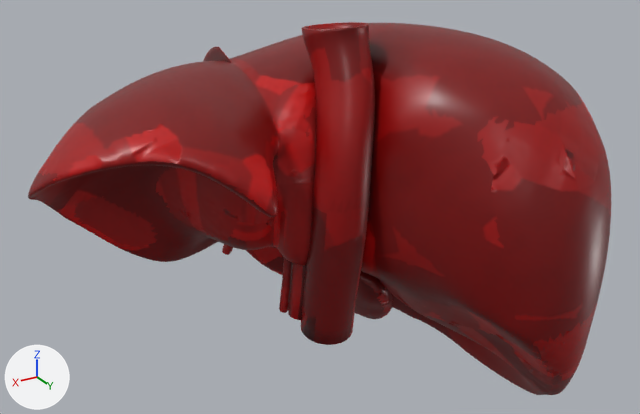
What one commit did to the glTF model public/3d/modeli/organi-3d/jetra.glb.
The view is the same before and after, from a 50 mm lens placed at (0.161, 0.27, 0.149), pointed at (-0.004, -0.004, 0.012). Lighting does not change. The marker at lower left points along +X, +Y and +Z. The first picture is the older version. Where no turn or scale is listed for an object, it has been applied to the vertices. Vertices at exactly the same position are counted once.

Objects in the first picture: 'Caudate lobe of liver (lastno)', 'Falciform ligament (lastno)', 'Gallbladder', 'Hepatic artery and branches (lastno)', 'Hepatic portal vein and branches (lastno)', 'Inferior vena cava (lastno)', 'Left lobe of liver (lastno)', 'Right lobe of liver (lastno)' and 2 more.
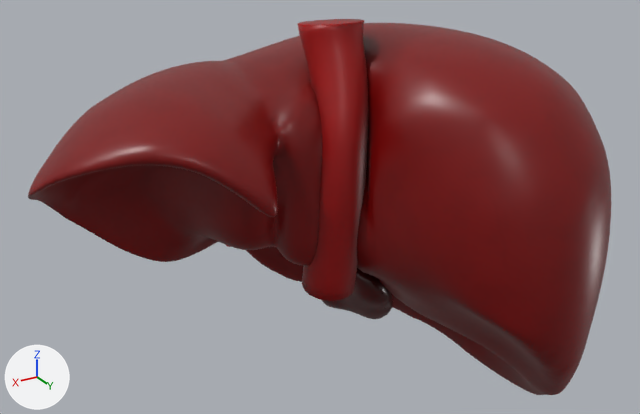
The newer file is also turned or shifted as a whole; pictures and numbers use the older file's frame.

Where the change shows, as pixel boxes (x1, y1, x2, y2) in the pictures (640 x 414 px; the box of a moved part takes in the faces that stretch with it):
'Inferior vena cava (lastno)', reshaped (13% shorter)
    before: (301, 22, 375, 345)
    after: (298, 19, 369, 301)
'Hepatic portal vein and branches (lastno)', reshaped (not visible afterwards)
    before: (288, 263, 306, 320)
'Hepatic artery and branches (lastno)', reshaped (not visible afterwards)
    before: (279, 257, 293, 313)
'Falciform ligament (lastno)', reshaped (not visible afterwards)
    before: (204, 47, 232, 63)
part 1 of me_liver_021, surface changed
    both: (273, 83, 381, 279)
part 2 of me_liver_021, recoloured
    both: (273, 83, 381, 279)
part 7 of me_liver_019, surface changed
    both: (36, 61, 279, 253)
part 8 of me_liver_019, recoloured
    both: (68, 61, 279, 250)
part 9 of me_liver_018, moved or reshaped (mostly hidden)
    both: (277, 96, 558, 393)
part 10 of me_liver_018, surface changed
    both: (229, 23, 611, 386)
part 11 of me_liver_018, recoloured
    both: (229, 26, 477, 345)

The change, as a list of edits to the scene's bpy script:
```text
Change me_liver_021:
    remove me_liver_021.from_pydata(...)  # 4590 vertices, 9176 faces; spans x -0.024..0.024, y -0.0195..0.0195, z -0.0406..0.0406
    add me_liver_021.from_pydata(...)  # 4591 vertices, 9178 faces; spans x -0.024..0.024, y -0.0195..0.0195, z -0.0406..0.0406
    me_liver_021 part 1: 9075 kept faces spanning x -0.024..0.024, y -0.0195..0.0195, z -0.0406..0.0406 get new texture (UV) coordinates
    me_liver_021 part 2: 6290 kept faces spanning x -0.024..0.0239, y -0.0195..0.0195, z -0.0406..0.0406 get new vertex colours; the middle colour goes from red #a20000 to red #b10000
    edits to the shape of me_liver_021 do not show in these pictures
Change me_srpasta_002:
    remove me_srpasta_002.from_pydata(...)  # 456 vertices, 908 faces; spans x 0.0084..0.0193, y -0.0852..-0.0302, z -0.0263..0.0697
    add me_srpasta_002.from_pydata(...)  # 372 vertices, 740 faces; spans x 0.009..0.0167, y -0.0776..-0.0497, z -0.0243..0.0609
    me_srpasta_002 part 3: 392 vertices removed from x 0.0084..0.0193, y -0.0852..-0.0302, z -0.0263..0.0697; 308 vertices added at x 0.009..0.0167, y -0.0776..-0.0498, z -0.0243..0.0609
Change me_hepatic_artery_and_branches__lastno__001:
    remove me_hepatic_artery_and_branches__lastno__001.from_pydata(...)  # 2590 vertices, 5048 faces; spans x -0.085..0.0493, y -0.0601..0.0598, z -0.0473..0.0659
    add me_hepatic_artery_and_branches__lastno__001.from_pydata(...)  # 2636 vertices, 5148 faces; spans x -0.0845..0.0493, y -0.0601..0.0707, z -0.0395..0.0676
    me_hepatic_artery_and_branches__lastno__001 part 4: 4 vertices moved within x -0.0079..0.0167, y -0.047..-0.0023, z 0.0267..0.0415; 1518 vertices removed from x -0.0799..0.0193, y -0.0506..0.0598, z -0.0359..0.0659; 1876 vertices added at x -0.0738..0.0193, y -0.0534..0.0707, z -0.0395..0.0676
    other edits to the shape of me_hepatic_artery_and_branches__lastno__001 do not show in these pictures
Change me_portalna_001:
    remove me_portalna_001.from_pydata(...)  # 7640 vertices, 14676 faces; spans x -0.093..0.058, y -0.06..0.072, z -0.061..0.072
    add me_portalna_001.from_pydata(...)  # 7809 vertices, 15004 faces; spans x -0.094..0.058, y -0.06..0.076, z -0.06..0.071
    me_portalna_001 part 5: 92 vertices moved within x -0.084..0.014, y -0.058..0.059, z -0.037..0.053; 3725 vertices removed from x -0.093..0.035, y -0.058..0.068, z -0.055..0.07; 5488 vertices added at x -0.091..0.035, y -0.059..0.076, z -0.06..0.068
    other edits to the shape of me_portalna_001 do not show in these pictures
Change me_ivc_002:
    remove me_ivc_002.from_pydata(...)  # 960 vertices, 1920 faces; spans x -0.0162..0.0114, y -0.0059..0.0296, z -0.0367..0.0863
    add me_ivc_002.from_pydata(...)  # 434 vertices, 864 faces; spans x -0.0185..0.009, y -0.0126..0.0229, z -0.0194..0.0863
    me_ivc_002 part 6: 960 vertices removed from x -0.0162..0.0114, y -0.0059..0.0296, z -0.0367..0.0863; 434 vertices added at x -0.0185..0.009, y -0.0126..0.0229, z -0.0194..0.0863
Change me_liver_019:
    where me_liver_019.from_pydata(...)  # 12052 vertices, 24100 faces; spans x -0.0463..0.0463, y -0.0524..0.0524, z -0.0457..0.0457
    me_liver_019 part 7: 24072 kept faces spanning x -0.0463..0.0463, y -0.0524..0.0524, z -0.0457..0.0457 get new texture (UV) coordinates
    me_liver_019 part 8: 5335 kept faces spanning x -0.0458..0.0259, y -0.0524..0.0514, z -0.0455..0.0456 get new vertex colours; the middle colour goes from red #ee0000 to red #f80000
Change me_liver_018:
    remove me_liver_018.from_pydata(...)  # 20394 vertices, 40784 faces; spans x -0.063..0.063, y -0.076..0.076, z -0.083..0.083
    add me_liver_018.from_pydata(...)  # 20395 vertices, 40786 faces; spans x -0.063..0.063, y -0.076..0.076, z -0.083..0.083
    me_liver_018 part 9: 34 vertices moved within x -0.056..0.062, y -0.076..0.056, z -0.08..0.075; 25 vertices removed from x -0.056..0.057, y -0.076..0.057, z -0.08..0.075; 26 vertices added at x -0.056..0.057, y -0.076..0.056, z -0.08..0.075
    me_liver_018 part 10: 39601 kept faces spanning x -0.063..0.063, y -0.076..0.076, z -0.083..0.083 get new texture (UV) coordinates
    me_liver_018 part 11: 7672 kept faces spanning x -0.043..0.063, y -0.076..0.032, z -0.068..0.083 get new vertex colours; the middle colour goes from red #ea0000 to red #f30000
    other edits to the shape of me_liver_018 do not show in these pictures
```
